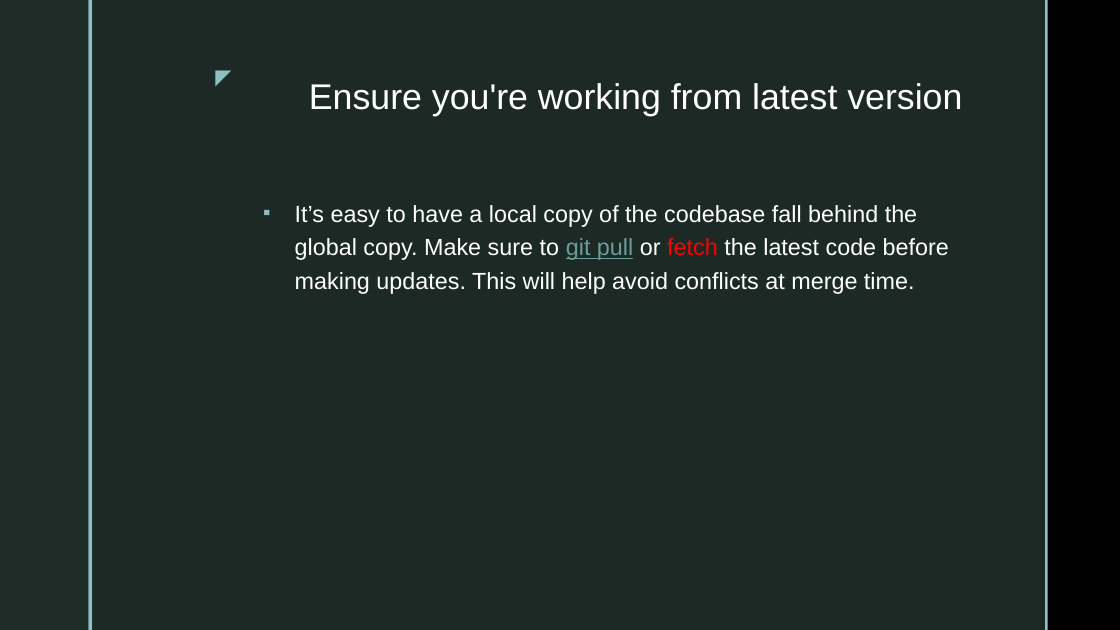
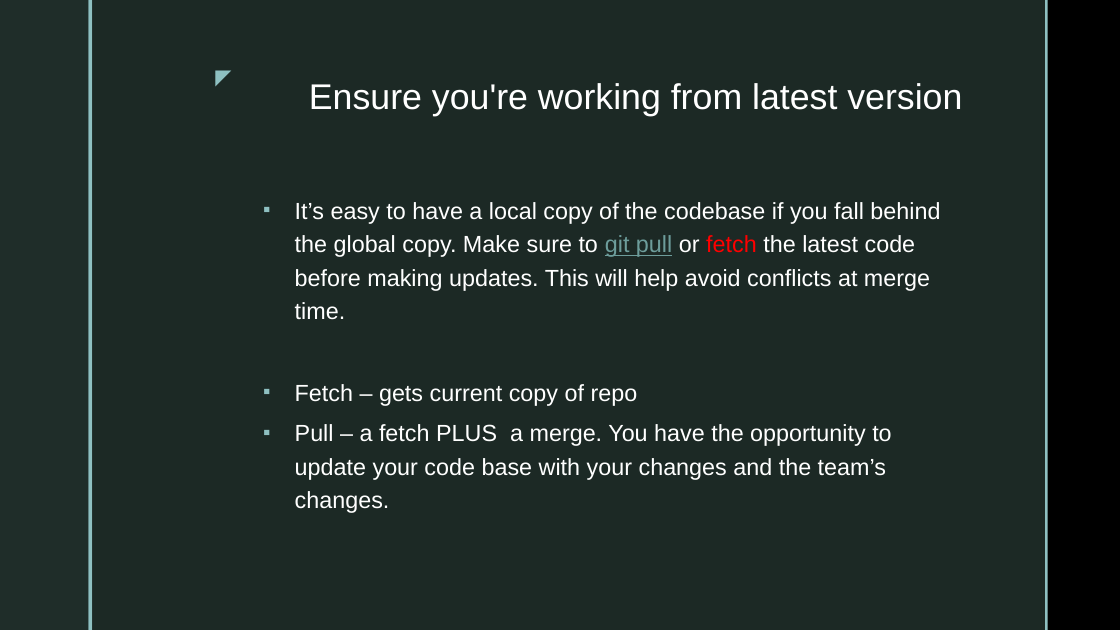
Before and after one commit to gtjames/3420-Presentations, a slide deck: slide 10 of Week 02 - git.pptx (slide 9 before the commit). Drawn at 1120x630 pixels with LibreOffice and Linux fonts; fonts in the diff are those of the drawing; background and template pictures are left out. Boxes give left, top, right and bottom in pixels: in the first picture for what was removed or moved away, otherwise in the second. Text is boxed around its words. In the diff, an @@ line names an element or a change of style, - is before the commit and + after.

Commit message:
All powerpoints were updated for the Fall 2022 class

```diff
--- a/Week 02 - git.pptx
+++ b/Week 02 - git.pptx
@@ text at (295, 202, 940, 513): text changed @@
-▪ It’s easy to have a local copy of the codebase fall behind the global copy. Make sure to git pull or fetch the latest code before making updates. This will help avoid conflicts at merge time.
+▪ It’s easy to have a local copy of the codebase if you fall behind the global copy. Make sure to git pull or fetch the latest code before making updates. This will help avoid conflicts at merge time.
+▪ Fetch – gets current copy of repo
+▪ Pull – a fetch PLUS a merge. You have the opportunity to update your code base with your changes and the team’s changes.
```
Also in this commit, not shown: 9 other slides changed, 1 slide added, 11 other files.
